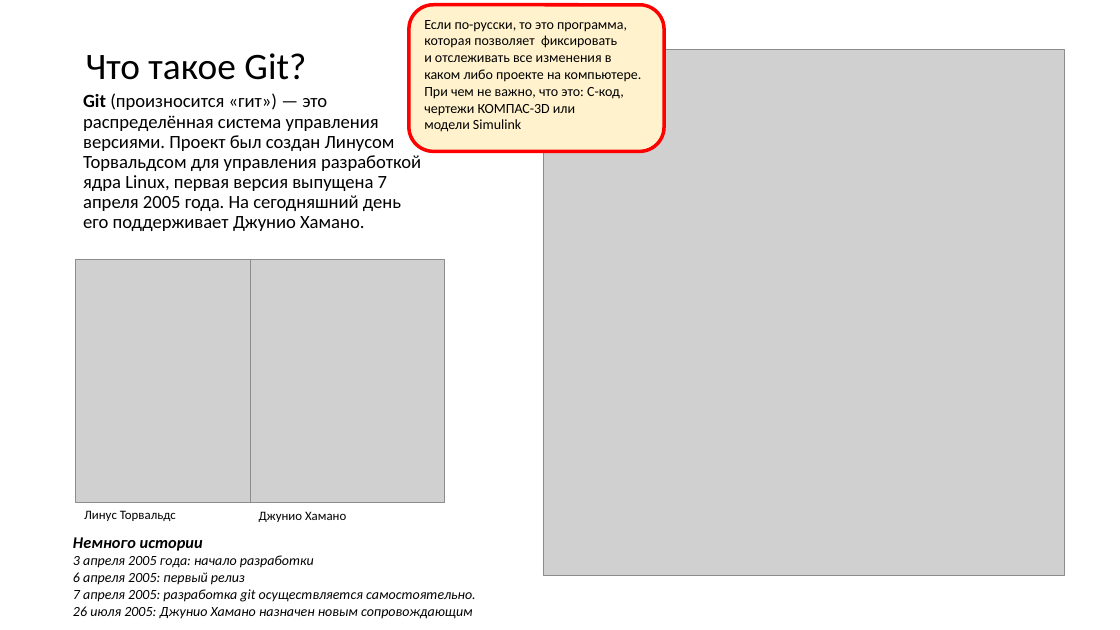
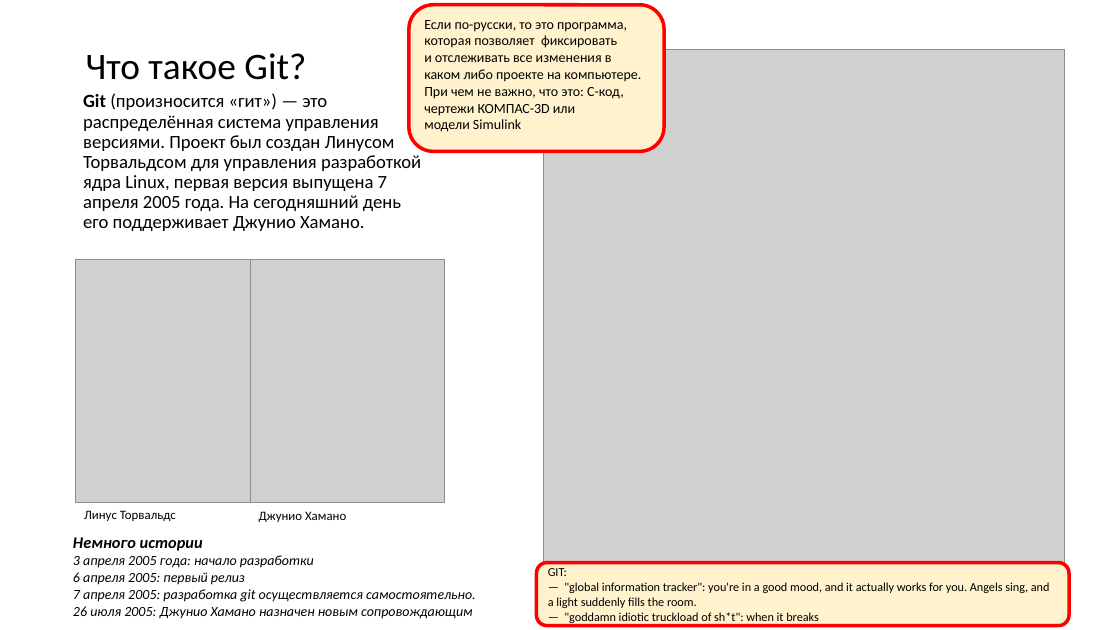
Before and after one commit to yaroslav-pukazov/Git-in-CAD, a slide deck: slide 2 of Презентация Microsoft PowerPoint.pptx. Drawn at 1120x630 pixels with LibreOffice and Linux fonts; fonts in the diff are those of the drawing; grey boxes stand for pictures. Boxes give left, top, right and bottom in pixels: in the first picture for what was removed or moved away, otherwise in the second. Text is boxed around its words. In the diff, an @@ line names an element or a change of style, - is before the commit and + after.

```diff
--- a/Презентация Microsoft PowerPoint.pptx
+++ b/Презентация Microsoft PowerPoint.pptx
@@ rounded rectangle added at bbox=[537, 563, 1070, 626], fill #FFF2CC, outline #FF0000 3 pt, 10.5 pt, text #000000 @@
+GIT:
+— "global information tracker": you're in a good mood, and it actually works for you. Angels sing, and a light suddenly fills the room.
+— "goddamn idiotic truckload of sh*t": when it breaks
```
Also in this commit, not shown: 2 other slides changed, 4 slides added, 3 slides removed.
